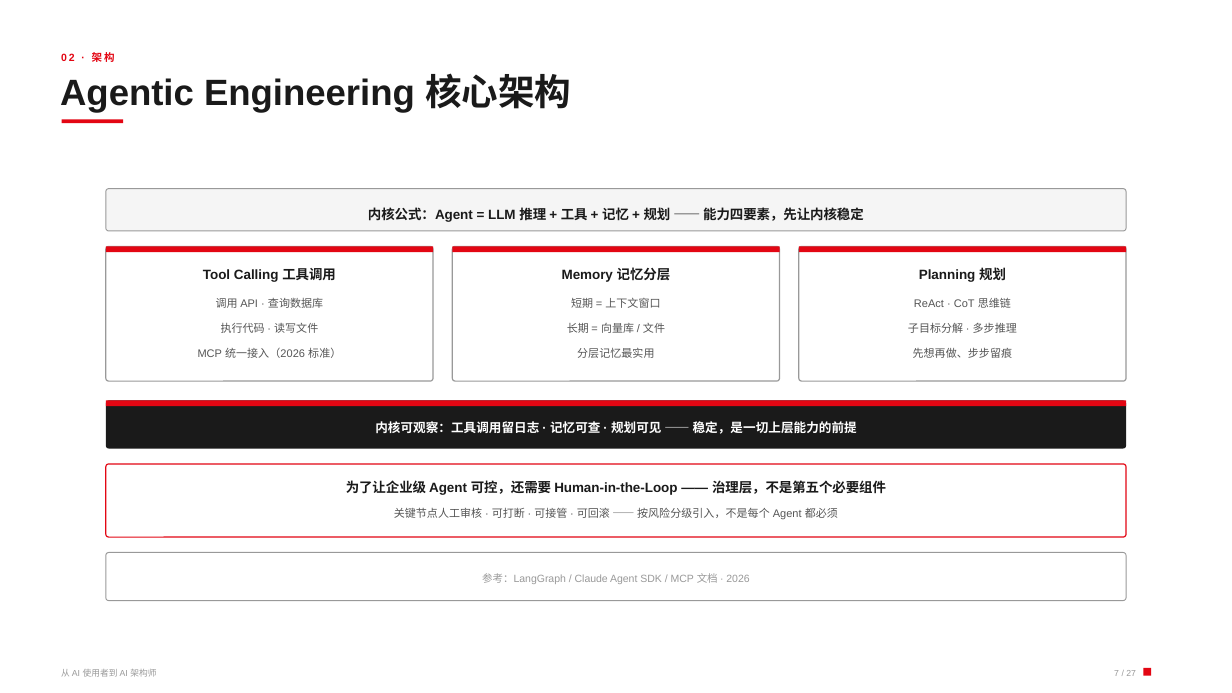
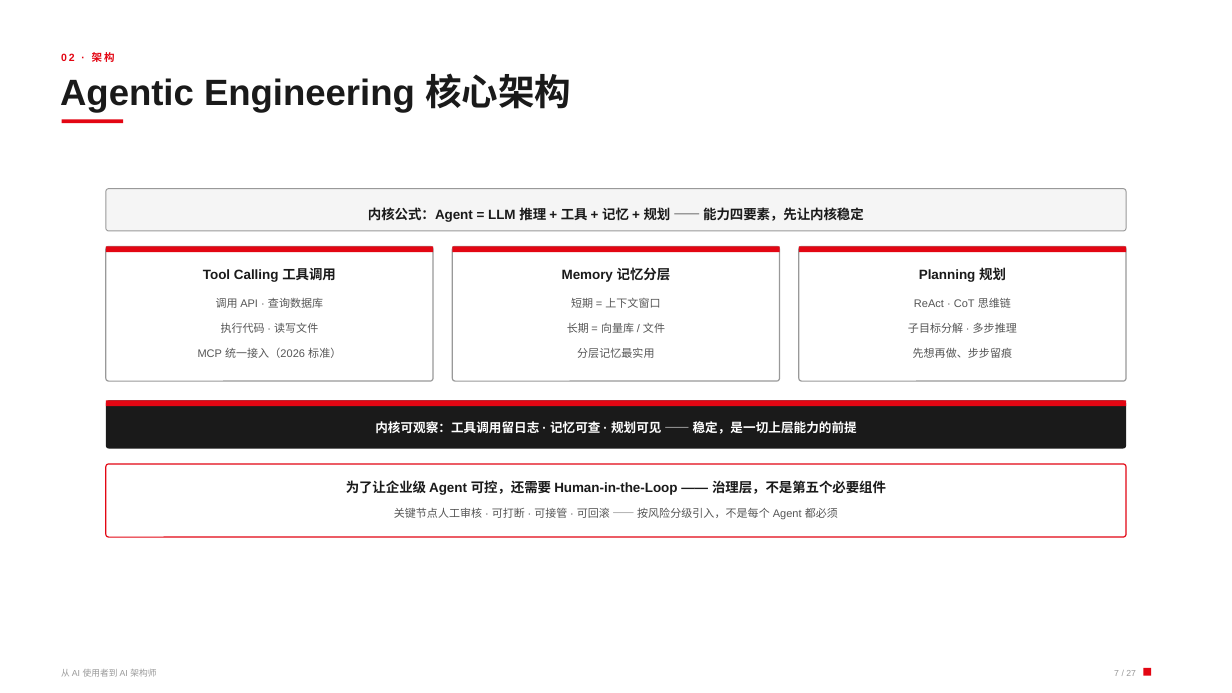
Before and after one commit to youareapigjkjkhhkhj/chzuagentcourse, a slide deck: slide 7 of Agentic时代_从AI使用者到AI架构师.pptx. Drawn at 1232x693 pixels with LibreOffice and Linux fonts; fonts in the diff are those of the drawing. Boxes give left, top, right and bottom in pixels: in the first picture for what was removed or moved away, otherwise in the second. Text is boxed around its words. In the diff, an @@ line names an element or a change of style, - is before the commit and + after.

Commit message:
add: JOB案例原型、AI Wardrobe技术栈详解文档、Langgraph课件与素材更新

```diff
--- a/Agentic时代_从AI使用者到AI架构师.pptx
+++ b/Agentic时代_从AI使用者到AI架构师.pptx
@@ rounded rectangle removed at (x1=106, y1=553, x2=1127, y2=601) @@
@@ text removed at (x1=482, y1=573, x2=749, y2=584) @@
-参考：LangGraph / Claude Agent SDK / MCP 文档 · 2026
```
Also in this commit, not shown: 4 other slides changed, 42 other files.
